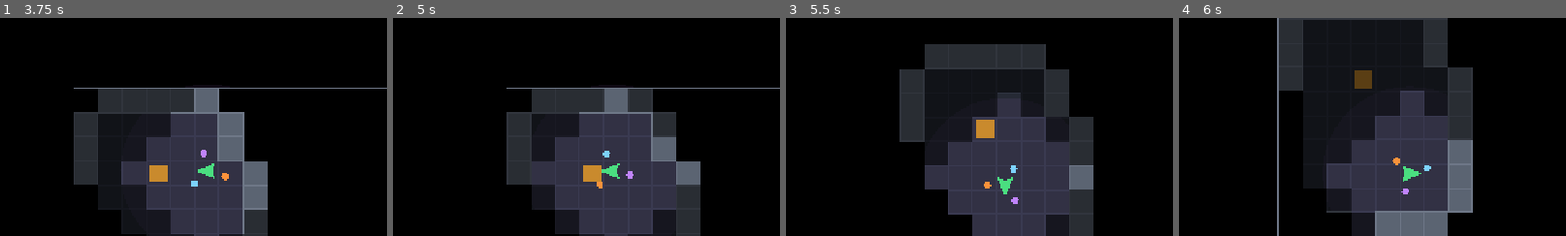
Above: before the commit, frames 1-4 (left to right).
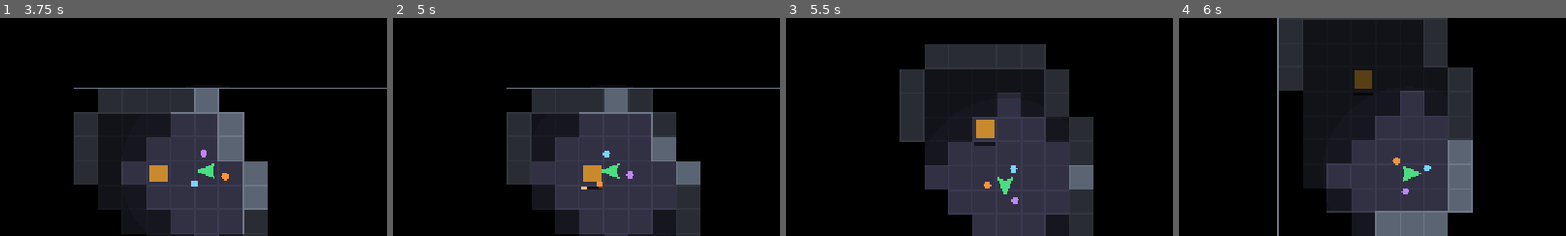
Above: after the commit, the same moments.

Repository: cbglzt-alt/Celta-Force
Game: Godot game, scene res://game/main.tscn
Same seed, same stepped clock (60 frames per second), same inputs: the game is played once before the commit and once after it.
Inputs (mouse positions are % of the whole screen's width and height, from its top left):
- Up to frame 1 (3.75 s): move the mouse to (72, 45) at 0.52 s; hold D (move_right) 0.53-1.28 s; hold 1 (buy_attack) 0.53-1.28 s; click (72, 45) at 0.67 s; move the mouse to (30, 55) at 1.27 s; hold S (move_down) 1.28-2.03 s; tap 3 (buy_hp) at 1.35 s; move the mouse to (60, 28) at 2.02 s; hold D (move_right) 2.03-2.78 s; hold 2 (buy_speed) 2.03-2.78 s; tap Enter at 2.75 s; move the mouse to (45, 70) at 2.77 s; hold W (move_up) 2.78-3.53 s; tap Q (use_vision) at 2.85 s; click (45, 70) at 2.92 s; move the mouse to (80, 65) at 3.52 s; hold A (move_left) from 3.53 s (still down); hold 1 (buy_attack) from 3.53 s (still down)
- Up to frame 2 (5 s): keep holding A (move_left); move the mouse to (20, 35) at 4.27 s; release 1 (buy_attack) at 4.28 s; tap 3 (buy_hp) at 4.35 s
- Up to frame 3 (5.5 s): move the mouse to (55, 50) at 5.02 s; release A (move_left) at 5.03 s; hold S (move_down) from 5.03 s (still down); hold 2 (buy_speed) from 5.03 s (still down); click (55, 50) at 5.17 s
- Up to frame 4 (6 s): move the mouse to (35, 25) at 5.77 s; release S (move_down) at 5.78 s; release 2 (buy_speed) at 5.78 s; hold D (move_right) from 5.78 s (still down); tap Q (use_vision) at 5.85 s
The pictures show only the part of the screen within x 22-72%, y 15-65%; the shares and areas given below are measured in that part.

Frame 1 is identical in both runs. In frame 2, less than 0.1% of the frame differs, in the area x 48-55%, y 77-79%; in frame 3, 0.1%, in the area x 48-55%, y 56-59%; in frame 4, less than 0.1%.

Commit message:
feat: 宝箱改贴近读条开启，与攻击伤害彻底脱钩
修复'加伤→秒开箱→滚雪球速通'漏洞（此前 3 波即可通关）：

- 宝箱不再吃攻击（免疫一切伤害），改为贴近 40px 自动读条 3.5s 开启，
  头顶读条、中途离开重置须一气呵成。开箱速度不再受攻击强化影响，
  从机制上锁死发育节奏。读条画在宝箱自身格内下沿并置顶，贴墙也可见。
- 障碍保留近战血量制（清障仍是战斗），血量随波次小涨保住清障成本；
  宝箱/障碍改血量制后掉血飘字显示实际伤害，摧毁显示'碎'。
- 修复站定开箱后金币贴脚不拾取：pickup 加 45px 主动吸附兜底
  （body_entered 对'已在范围内'目标不重触发）。
- 武器近战仅打障碍（宝箱免疫），远程矢/范围域不碰破坏物。

Diff:
--- a/chest-rush/game/destructible.gd
+++ b/chest-rush/game/destructible.gd
@@ -1,16 +1,26 @@
 class_name Destructible
 extends StaticBody2D
-## 可摧毁物：按攻击次数计血（设计：摧毁障碍、宝箱需多次攻击）。
-## OBSTACLE 障碍：存活时挡视野；CHEST 宝箱：掉金币/视野道具/任务道具。
+## 可摧毁物。
+## OBSTACLE 障碍：血量制，近战可打，存活时挡视野。
+## CHEST 宝箱：贴近读条开启（与攻击伤害脱钩，防"加伤→秒开箱"滚雪球）。
 
 signal destroyed(d)
 
 enum Kind { OBSTACLE, CHEST }
 
+@export var obstacle_hp := 90.0
+@export var chest_open_time := 3.5  # 贴近读条秒数
+@export var chest_open_range := 40.0  # 触发读条的距离
+
 var kind: Kind
-var hits_left := 2
+var hp := 90.0
 var has_quest := false
 var tile := Vector2i.ZERO
+
+var _open_progress := 0.0
+var _opening := false
+var _player: Node2D
+var _progress_bar: ColorRect
 
 @onready var _body: Polygon2D = $Body
 
@@ -23,25 +33,87 @@
 	kind = k
 	tile = t
 	if kind == Kind.OBSTACLE:
-		hits_left = 2
+		hp = obstacle_hp
 		_body.polygon = _square_poly(13.0)
 		_body.color = Color("#8b6f47")
 	else:
-		hits_left = 3
 		_body.polygon = _square_poly(12.0)
 		_body.color = Color("#c98a2d")
 
 
-func hit(n: int) -> void:
-	hits_left -= n
+## 宝箱贴近读条
+func _process(delta: float) -> void:
+	if kind != Kind.CHEST:
+		return
+	if _player == null or not is_instance_valid(_player):
+		_player = get_tree().get_first_node_in_group("player")
+		return
+	if not _player.alive:
+		_set_opening(false)
+		return
+	var in_range: bool = global_position.distance_to(_player.global_position) <= chest_open_range
+	_set_opening(in_range)
+	if _opening:
+		_open_progress += delta
+		_update_bar()
+		if _open_progress >= chest_open_time:
+			_open()
+
+
+func _set_opening(v: bool) -> void:
+	if v == _opening:
+		return
+	_opening = v
+	if v and _progress_bar == null:
+		_make_bar()
+	elif not v and _progress_bar != null:
+		_progress_bar.queue_free()
+		_progress_bar = null
+		_open_progress = 0.0  # 离开重置，须一口气读满
+
+
+func _make_bar() -> void:
+	# 读条底 + 前景（贴在宝箱下方——上方可能贴墙被挡，下方总是地板）
+	var bg := ColorRect.new()
+	bg.color = Color(0, 0, 0, 0.6)
+	bg.size = Vector2(28, 5)
+	bg.position = Vector2(-14, 17)
+	bg.z_index = 20
+	add_child(bg)
+	_progress_bar = ColorRect.new()
+	_progress_bar.color = Color("#e8c07a")
+	_progress_bar.size = Vector2(0, 5)
+	bg.add_child(_progress_bar)
+
+
+func _update_bar() -> void:
+	if _progress_bar != null:
+		_progress_bar.size.x = 28.0 * clampf(_open_progress / chest_open_time, 0.0, 1.0)
+
+
+func _open() -> void:
+	var game = get_tree().get_first_node_in_group("game")
+	if game:
+		game.spawn_float_text(global_position, "开", Color("#e8c07a"))
+	destroyed.emit(self)
+	queue_free()
+
+
+## 障碍用武器伤害打；宝箱免疫一切攻击（只能贴近读条）
+func take_damage(n: float, _from_pos := Vector2.ZERO, color := Color(1, 1, 1)) -> void:
+	if kind == Kind.CHEST:
+		return  # 宝箱不受攻击
+	hp -= n
 	_shake()
-	if hits_left <= 0:
+	var game = get_tree().get_first_node_in_group("game")
+	if game:
+		game.spawn_float_text(global_position, "-%d" % int(n) if hp > 0 else "碎", color)
+	if hp <= 0:
 		destroyed.emit(self)
 		queue_free()
 
 
 func _shake() -> void:
-	# 受击白闪 + 轻抖
 	_body.modulate = Color(2.0, 2.0, 2.0)
 	var tw := create_tween()
 	tw.set_parallel(true)
--- a/chest-rush/game/pickup.gd
+++ b/chest-rush/game/pickup.gd
@@ -40,6 +40,14 @@
 func _process(_delta: float) -> void:
 	if fog != null:
 		visible = fog.is_visible_world(global_position)
+	# 兜底：玩家站定开箱时，已在拾取范围内的新生掉落需主动吸附（body_entered 不重触发）
+	# 半径需 > 玩家贴箱最近距离（碰撞13+箱半宽~20）+ 金币偏移，约 45px
+	var p := get_tree().get_first_node_in_group("player")
+	if p != null and p.alive and global_position.distance_to(p.global_position) < 45.0:
+		var game = get_tree().get_first_node_in_group("game")
+		if game:
+			game.collect(self)
+		queue_free()
 
 
 func _on_body_entered(body: Node2D) -> void:
